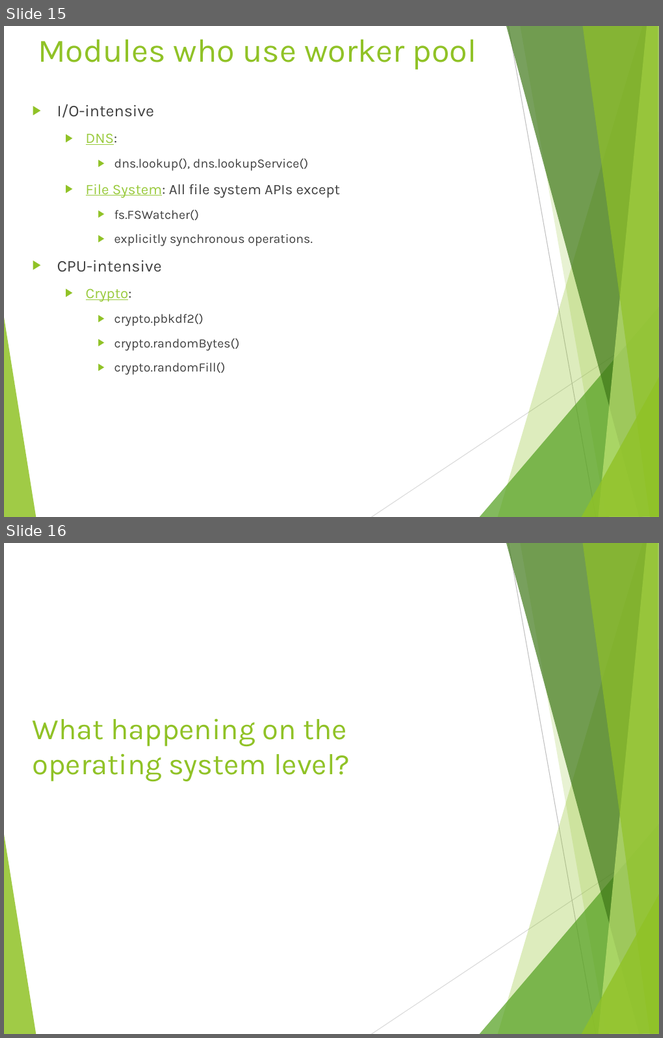
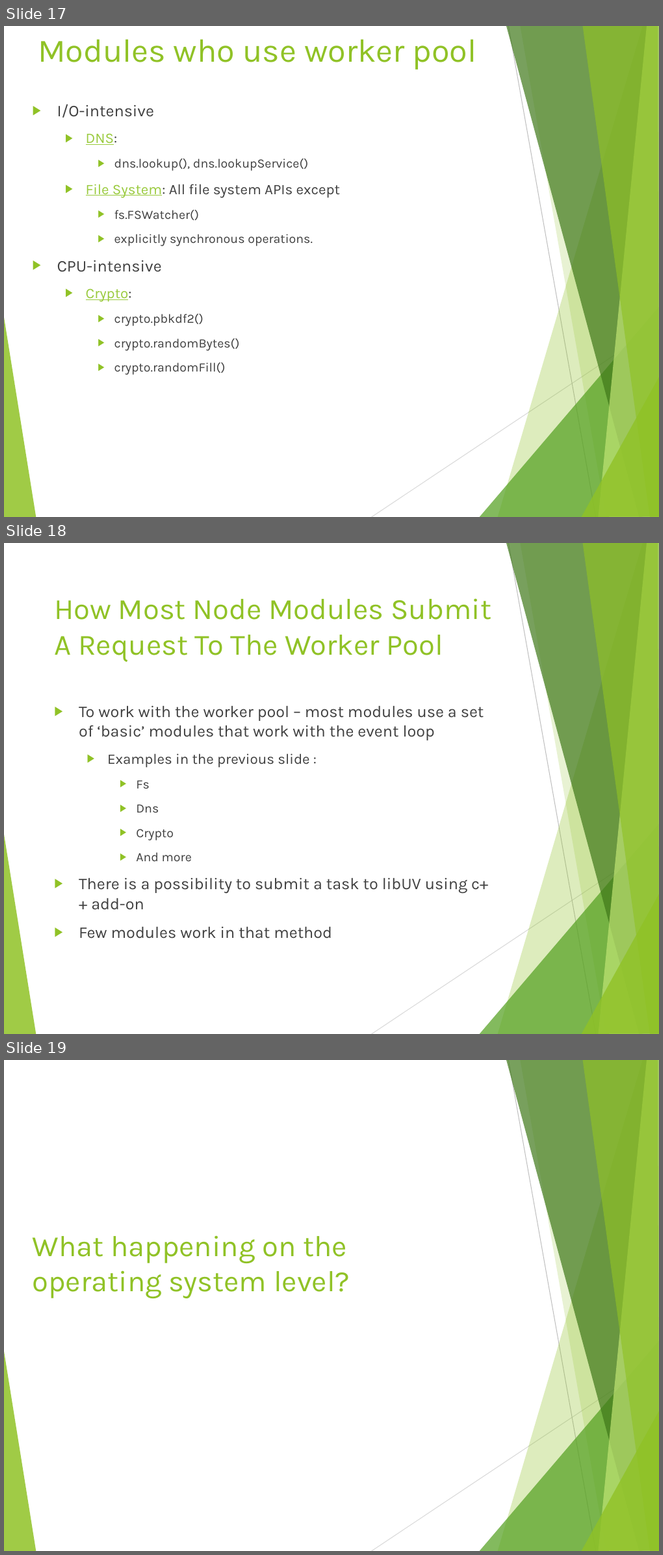
Before and after one commit to tamarstern/MyNodeJSCourse, a slide deck: day1/event_loop_deep_dive/event_loop_deep_dive.pptx. Shown one above the other, each under a label of ours: slides 15 and 16 before the commit, slides 17, 18 and 19 after it. The pictures are 663x1038 and 663x1555 pixels, drawn with LibreOffice and Linux fonts; fonts in the diff are those of the drawing. Boxes give left, top, right and bottom in pixels: in the first picture for what was removed or moved away, otherwise in the second. Text is boxed around its words. In the diff, an @@ line names an element or a change of style, - is before the commit and + after.

```diff
--- a/day1/event_loop_deep_dive/event_loop_deep_dive.pptx
+++ b/day1/event_loop_deep_dive/event_loop_deep_dive.pptx
@@ slide 18 added at [4, 543, 659, 1034], background #FFFFFF; not listed: 10 template elements that a slide beside it also shows @@
@@ title added at [54, 598, 492, 662], 32.4 pt, text #90C226 @@
+How Most Node Modules Submit A Request To The Worker Pool
@@ text added at [79, 705, 488, 939], 18 pt, text #404040 @@
+▶ To work with the worker pool – most modules use a set of ‘basic’ modules that work with the event loop
+  ▶ Examples in the previous slide :
+    ▶ Fs
+    ▶ Dns
+    ▶ Crypto
+    ▶ And more
+▶ There is a possibility to submit a task to libUV using c++ add-on
+▶ Few modules work in that method
@@ what was slide 15 is now slide 17 @@
@@ what was slide 16 is now slide 19 @@
```
Also in this commit, not shown: 6 slides changed, 3 other slides added, 3 other files.
